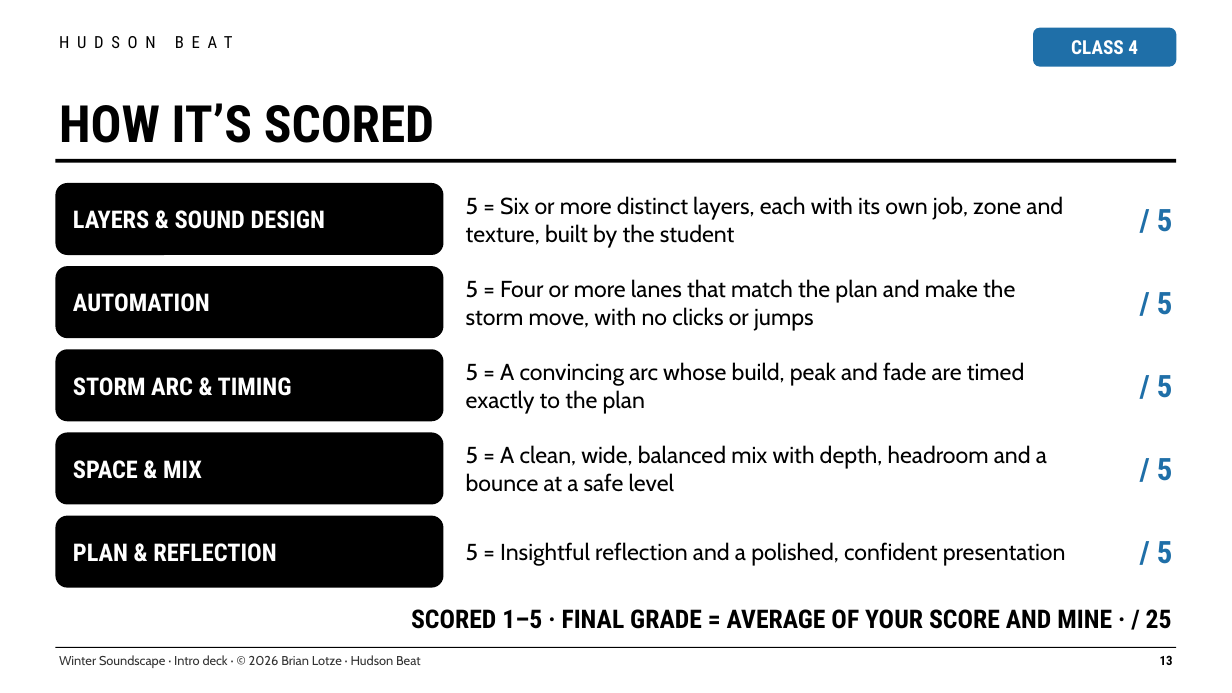
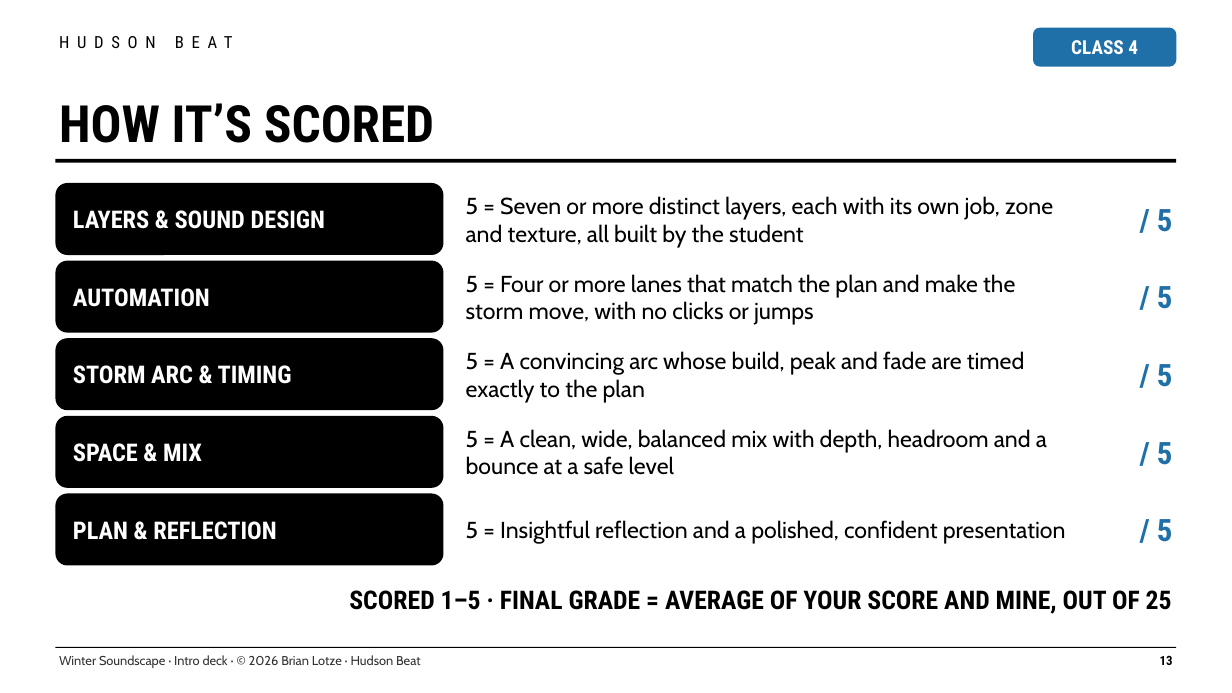
Before and after one commit to brianlotzemusic-glitch/WaltyCal, a slide deck: slide 13 of tpt/045-winter-soundscape-logic/winter-soundscape-intro-deck.pptx. Drawn at 1232x693 pixels with LibreOffice and Linux fonts; fonts in the diff are those of the drawing. Boxes give left, top, right and bottom in pixels: in the first picture for what was removed or moved away, otherwise in the second. Text is boxed around its words. In the diff, an @@ line names an element or a change of style, - is before the commit and + after.

```diff
--- a/tpt/045-winter-soundscape-logic/winter-soundscape-intro-deck.pptx
+++ b/tpt/045-winter-soundscape-logic/winter-soundscape-intro-deck.pptx
@@ text at [466, 196, 1053, 248]: text changed @@
-5 = Six or more distinct layers, each with its own job, zone and texture, built by the student
+5 = Seven or more distinct layers, each with its own job, zone and texture, all built by the student
@@ 3 texts, 1 rounded rectangle: place and size @@
-3 texts, 1 rounded rectangle at [55, 266, 1173, 338]
+3 texts, 1 rounded rectangle at [55, 261, 1173, 333]
@@ 3 texts, 1 rounded rectangle: place and size @@
-3 texts, 1 rounded rectangle at [55, 349, 1173, 421]
+3 texts, 1 rounded rectangle at [55, 338, 1173, 410]
@@ 3 texts, 1 rounded rectangle: place and size @@
-3 texts, 1 rounded rectangle at [55, 433, 1173, 505]
+3 texts, 1 rounded rectangle at [55, 416, 1173, 488]
@@ 3 texts, 1 rounded rectangle: place and size @@
-3 texts, 1 rounded rectangle at [55, 516, 1173, 588]
+3 texts, 1 rounded rectangle at [55, 494, 1173, 566]
@@ text at [349, 590, 1172, 614]: text changed @@
-SCORED 1–5 · FINAL GRADE = AVERAGE OF YOUR SCORE AND MINE · / 25
+SCORED 1–5 · FINAL GRADE = AVERAGE OF YOUR SCORE AND MINE, OUT OF 25
```
Also in this commit, not shown: 1 other slide changed, 39 other files.
